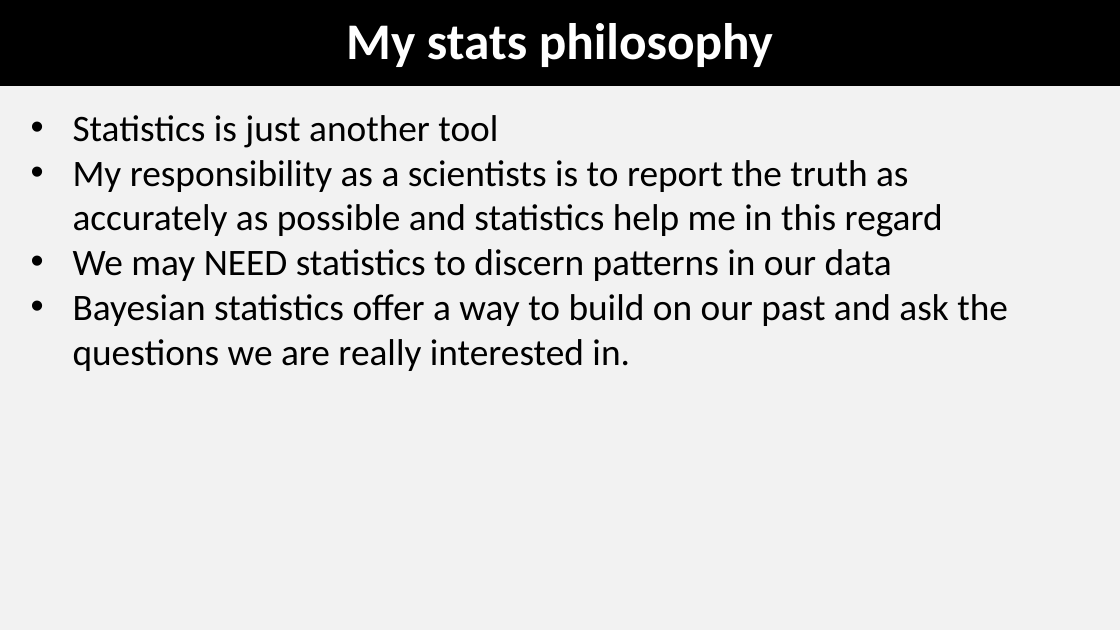
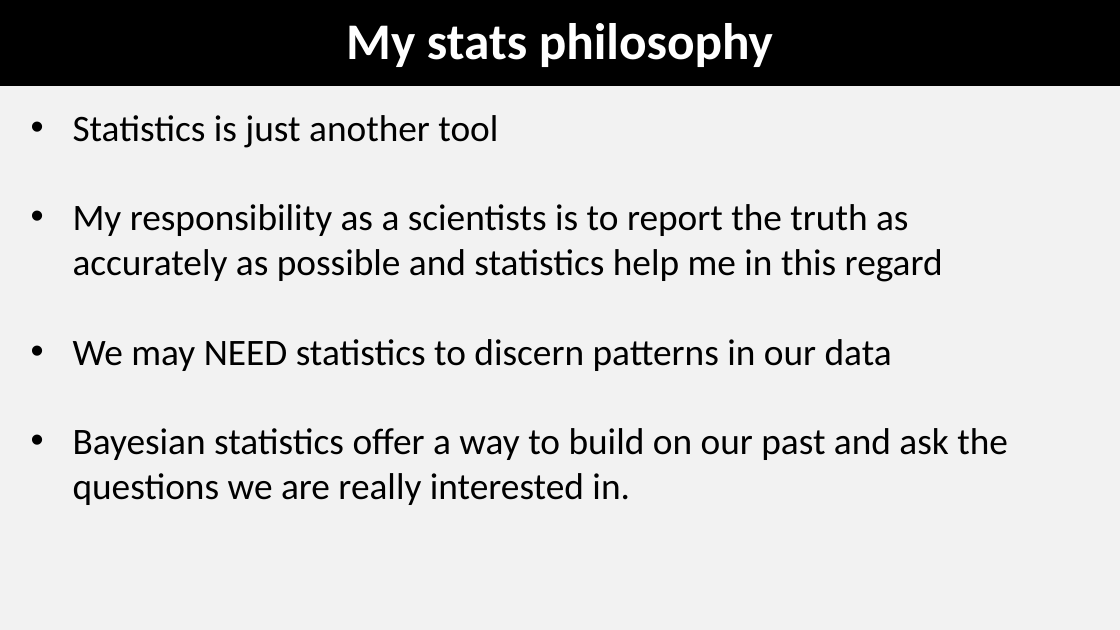
Before and after one commit to coleoguy/coleoguy.github.io, a slide deck: slide 11 of teaching/expdes/lec1.pptx. Drawn at 1120x630 pixels with LibreOffice and Linux fonts; fonts in the diff are those of the drawing. Boxes give left, top, right and bottom in pixels: in the first picture for what was removed or moved away, otherwise in the second. Text is boxed around its words. In the diff, an @@ line names an element or a change of style, - is before the commit and + after.

```diff
--- a/teaching/expdes/lec1.pptx
+++ b/teaching/expdes/lec1.pptx
@@ text "Statistics is just another tool" rewrapped from [73, 115, 1008, 371] to [73, 115, 1008, 505] @@
```
Also in this commit, not shown: 6 other slides changed, 21 other files.
